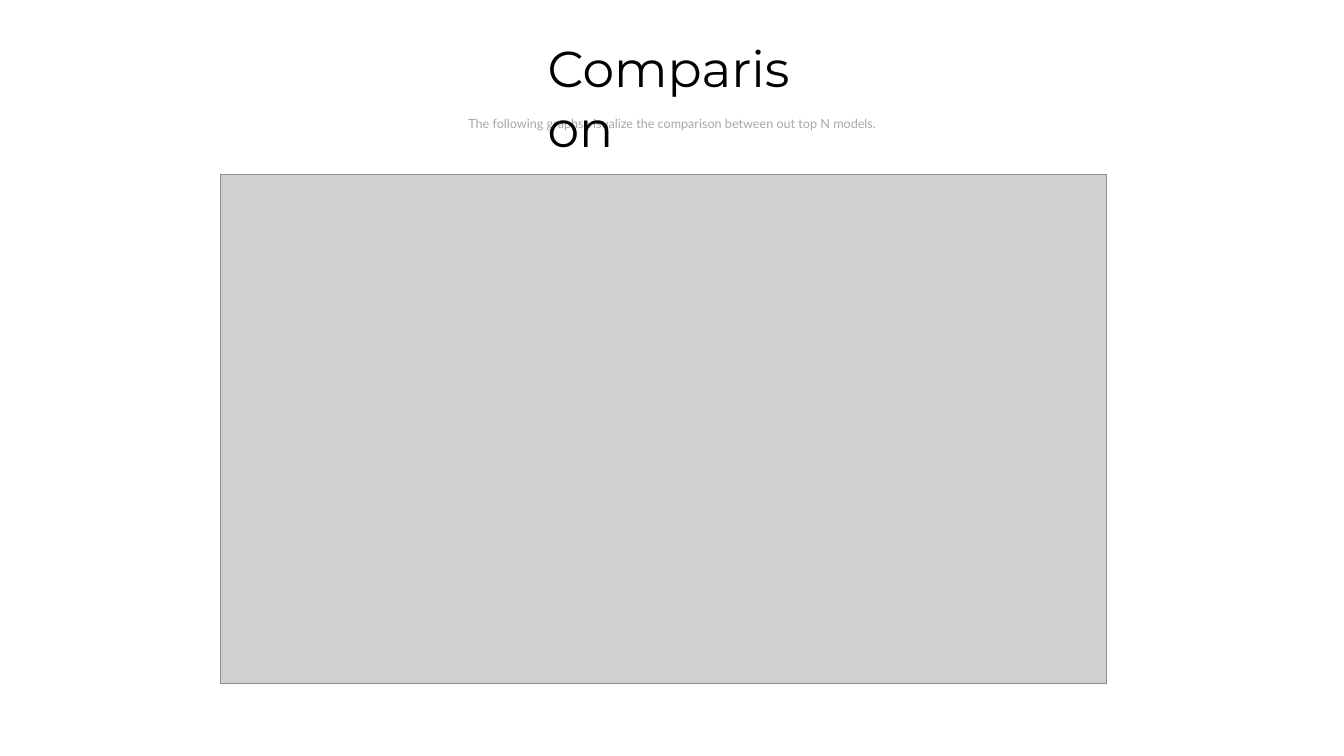
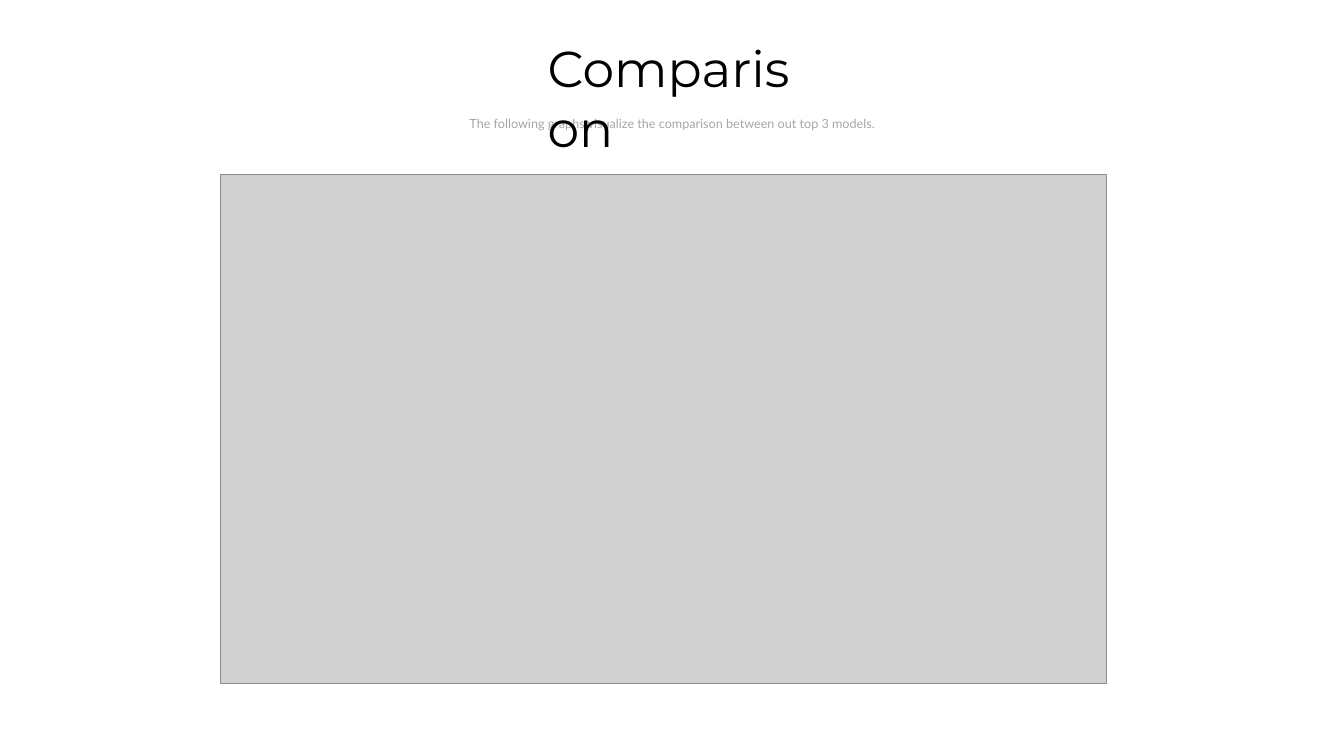
Before and after one commit to Chri1629/aml_project, a slide deck: slide 6 of presentation/presentation.pptx (slide 10 before the commit). Drawn at 1344x756 pixels with LibreOffice and Linux fonts; fonts in the diff are those of the drawing; grey boxes stand for pictures. Boxes give left, top, right and bottom in pixels: in the first picture for what was removed or moved away, otherwise in the second. Text is boxed around its words. In the diff, an @@ line names an element or a change of style, - is before the commit and + after.

```diff
--- a/presentation/presentation.pptx
+++ b/presentation/presentation.pptx
@@ text at (x1=469, y1=119, x2=875, y2=131): text changed @@
-The following graphs visualize the comparison between out top N models.
+The following graphs visualize the comparison between out top 3 models.
```
Also in this commit, not shown: 2 other slides changed, 2 other files.
